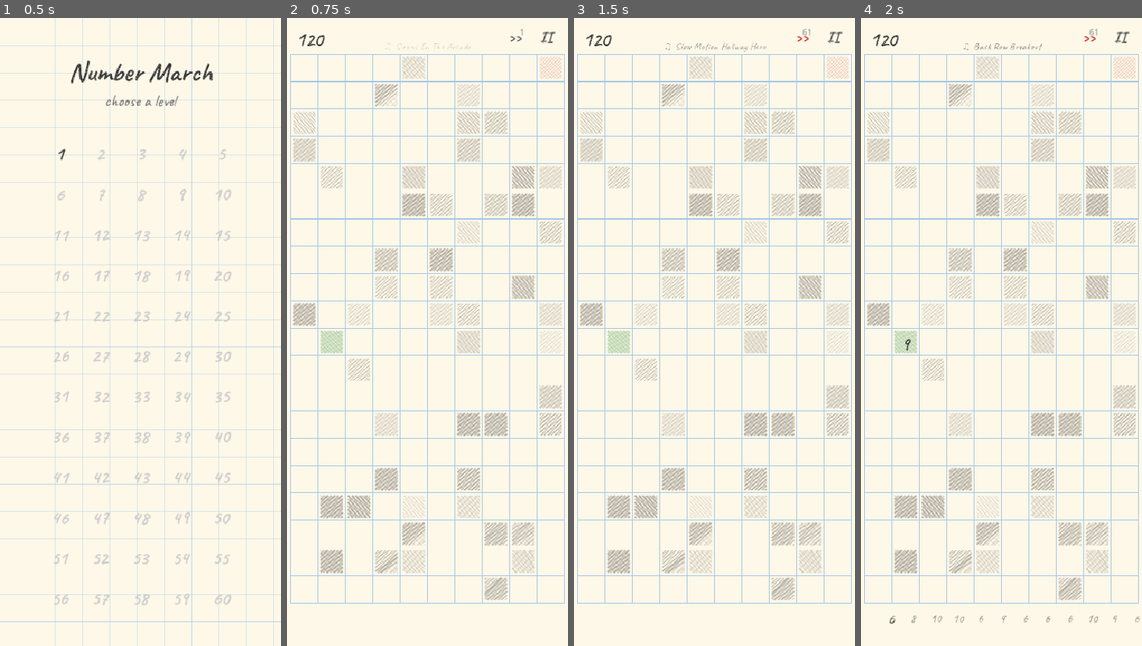
Above: before the commit, frames 1-4 (left to right).
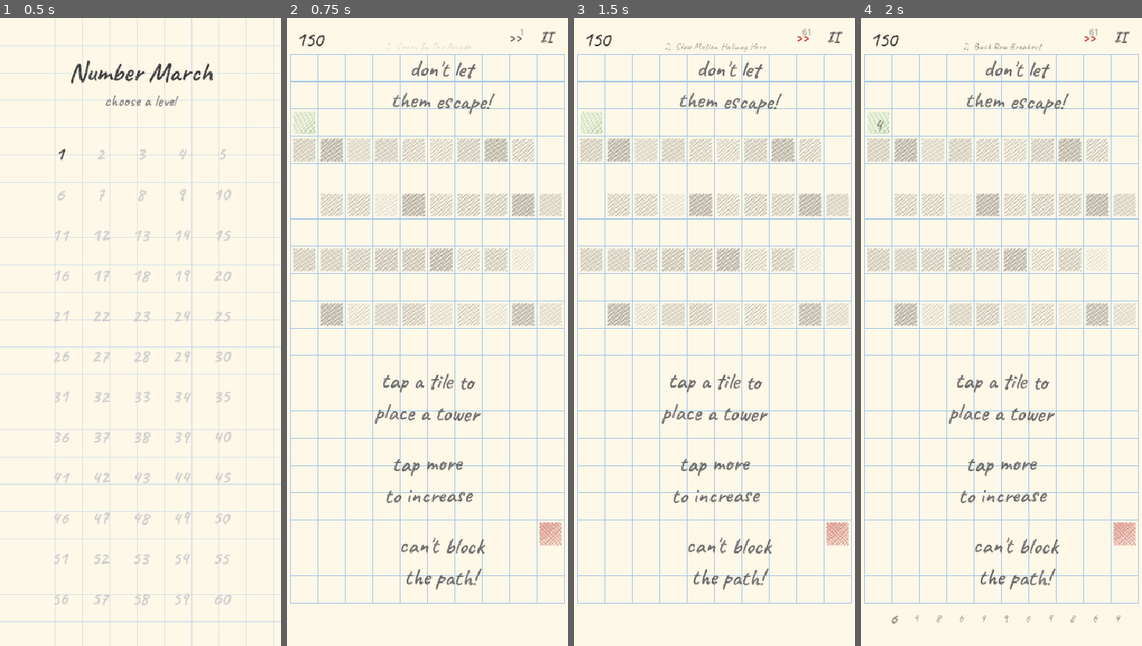
Above: after the commit, the same moments.

Repository: cagriaksay/number-march
Game: Godot game, scene res://scenes/main.tscn
Two runs of this game, one before a commit and one after it. Both use one fixed random seed, a clock stepped at 60 frames per second and the inputs below.
Inputs:
- Up to frame 1 (0.5 s): no input
- Up to frame 2 (0.75 s): click "1" at 0.5 s
- Up to frame 3 (1.5 s): click ">>" at 1.25 s
- Up to frame 4 (2 s): no input

Frame 1 is identical in both runs. In frame 2, 12% of the frame differs, in the area x 2-98%, y 2-93%; in frame 3, 12%; in frame 4, 13%, in the area x 2-100%, y 2-97%.

Commit message:
tutorial

Diff:
--- a/scripts/data/level_data.gd
+++ b/scripts/data/level_data.gd
@@ -19,3 +19,7 @@
 
 ## Tick speed in seconds (lower = faster)
 @export var tick_speed: float = 1.0
+
+## Tutorial hints: Array of { "text": String, "x": int, "y": int, "width": int }
+## Positioned in grid coords, rendered as hand-written notes on the board
+@export var tutorial_hints: Array = []
--- a/scripts/game_board.gd
+++ b/scripts/game_board.gd
@@ -41,6 +41,7 @@
 @onready var tower_container: Node2D = $TowerContainer
 @onready var number_container: Node2D = $NumberContainer
 @onready var effects_container: Node2D = $EffectsContainer
+var hint_container: Node2D  # for tutorial text
 
 # Preloads
 var number_scene: PackedScene = preload("res://scenes/entities/number_entity.tscn")
@@ -61,6 +62,11 @@
 
 func _ready() -> void:
 	caveat_font = load("res://assets/fonts/Caveat-Bold.ttf")
+	# Create hint container (between towers and numbers, so text is behind marching numbers)
+	hint_container = Node2D.new()
+	hint_container.name = "HintContainer"
+	add_child(hint_container)
+	move_child(hint_container, tower_container.get_index() + 1)
 	_compute_layout()
 
 func _compute_layout() -> void:
@@ -77,6 +83,7 @@
 	_init_grid()
 	_parse_layout(data.grid_layout)
 	_setup_astar()
+	_spawn_tutorial_hints(data.tutorial_hints)
 	queue_redraw()
 
 func _clear_board() -> void:
@@ -86,6 +93,9 @@
 		child.queue_free()
 	for child in effects_container.get_children():
 		child.queue_free()
+	if hint_container:
+		for child in hint_container.get_children():
+			child.queue_free()
 	towers.clear()
 	numbers.clear()
 	occupied_cells.clear()
@@ -119,6 +129,52 @@
 					end_cell = Vector2i(x, y)
 				_:
 					grid[x][y] = CellType.PATH
+
+# ─── Tutorial Hints ──────────────────────────────────────────────
+
+func _spawn_tutorial_hints(hints: Array) -> void:
+	if hints.is_empty():
+		return
+	var pencil_shader: Shader = load("res://assets/shaders/pencil.gdshader")
+	for hint in hints:
+		if not (hint is Dictionary):
+			continue
+		var text: String = hint.get("text", "")
+		var gx: int = hint.get("x", 0)
+		var gy: int = hint.get("y", 0)
+		var gw: int = hint.get("width", 4)
+		if text.is_empty():
+			continue
+
+		var label := Label.new()
+		label.text = text
+		label.horizontal_alignment = HORIZONTAL_ALIGNMENT_CENTER
+		label.vertical_alignment = VERTICAL_ALIGNMENT_CENTER
+
+		# Position in grid coordinates
+		var px: float = board_offset.x + gx * cell_size
+		var py: float = board_offset.y + gy * cell_size
+		label.position = Vector2(px, py)
+		var gh: int = hint.get("height", 2)
+		label.size = Vector2(gw * cell_size, gh * cell_size)
+
+		# Font: Caveat Bold, pencil shader
+		label.add_theme_font_override("font", caveat_font)
+		label.add_theme_font_size_override("font_size", 32)
+		label.add_theme_color_override("font_color", Color("#666666"))
+		label.add_theme_constant_override("outline_size", 1)
+		label.add_theme_color_override("font_outline_color", Color("#666666"))
+
+		# Pencil shader
+		var mat := ShaderMaterial.new()
+		mat.shader = pencil_shader
+		label.material = mat
+
+		# Slight random rotation for hand-written feel
+		label.pivot_offset = label.size / 2.0
+		label.rotation = randf_range(-0.03, 0.03)
+
+		hint_container.add_child(label)
 
 # ─── Pathfinding ─────────────────────────────────────────────────
 
--- a/scripts/main.gd
+++ b/scripts/main.gd
@@ -159,10 +159,19 @@
 
 func _on_retry() -> void:
 	Engine.time_scale = 1.0
-	if current_level_index >= 0:
-		_load_level(_create_level(current_level_index), current_level_index)
+	if hud._survived_last:
+		# "Next" button — advance to next level
+		var next_index: int = current_level_index + 1
+		if next_index >= TOTAL_LEVELS:
+			_on_show_level_select()
+			return
+		_load_level(_create_level(next_index), next_index)
 	else:
-		_load_level(_create_level(0), 0)
+		# "Retry" button — replay same level
+		if current_level_index >= 0:
+			_load_level(_create_level(current_level_index), current_level_index)
+		else:
+			_load_level(_create_level(0), 0)
 	audio_manager.play_gameplay_music()
 
 # ─── Level Select ────────────────────────────────────────────────
@@ -196,6 +205,12 @@
 const TOTAL_LEVELS: int = 60
 
 func _create_level(level_index: int) -> LevelData:
+	# Check for hand-designed levels first (tutorials)
+	var hand_designed := _get_hand_designed_level(level_index)
+	if hand_designed:
+		randomize()
+		return hand_designed
+
 	# Seed RNG for deterministic levels
 	seed(level_index * 73856093 + 19349663)
 
@@ -407,3 +422,57 @@
 				audio_manager.sfx_enabled = bool(s["sfx"])
 			if s.has("vibration"):
 				audio_manager.vibration_enabled = bool(s["vibration"])
+
+# ─── Hand-designed Levels (Tutorials) ─────────────────────────────
+
+func _get_hand_designed_level(level_index: int) -> LevelData:
+	match level_index:
+		0:
+			return _tutorial_level_1()
+		_:
+			return null
+
+func _tutorial_level_1() -> LevelData:
+	var data := LevelData.new()
+	data.level_name = "Tutorial"
+	data.starting_hp = 150
+	data.tick_speed = 2.0
+	data.ticks_between_spawns = 4
+
+	# Simple snake: 3 turns, clear corridors
+	# Numbers march right → down → left → down → right to exit
+	data.grid_layout = PackedStringArray([
+		"..........",  # y=0   (empty top)
+		"..........",  # y=1
+		"S.........",  # y=2   start top-left
+		"#########.",  # y=3   wall with gap at right
+		"..........",  # y=4   open corridor left
+		".#########",  # y=5   wall with gap at left
+		"..........",  # y=6   open corridor right
+		"#########.",  # y=7   wall with gap at right
+		"..........",  # y=8   open corridor left
+		".#########",  # y=9   wall with gap at left
+		"..........",  # y=10  open corridor right
+		"..........",  # y=11
+		"..........",  # y=12
+		"..........",  # y=13
+		"..........",  # y=14
+		"..........",  # y=15
+		"..........",  # y=16
+		".........E",  # y=17  exit bottom-right
+		"..........",  # y=18
+		"..........",  # y=19
+	])
+
+	# Easy numbers: small, all divisible by 2 or 3
+	data.number_sequence = [4, 6, 4, 8, 6, 4, 9, 6, 4, 8, 6, 4]
+
+	# Tutorial hints scribbled on the board
+	data.tutorial_hints = [
+		{"text": "tap a tile to\nplace a tower", "x": 1, "y": 11, "width": 8, "height": 3},
+		{"text": "tap more\nto increase", "x": 1, "y": 14, "width": 8, "height": 3},
+		{"text": "can't block\nthe path!", "x": 2, "y": 17, "width": 7, "height": 3},
+		{"text": "don't let\nthem escape!", "x": 2, "y": 0, "width": 7, "height": 2},
+	]
+
+	return data
--- a/scripts/ui/hud.gd
+++ b/scripts/ui/hud.gd
@@ -12,7 +12,7 @@
 var caveat_bold: Font
 var pencil_material: ShaderMaterial
 
-const DEBUG_FPS: bool = true
+var DEBUG_FPS: bool = OS.is_debug_build()
 
 @onready var health_label: Label = $HealthLabel
 var fps_label: Label
@@ -561,10 +561,13 @@
 		lbl.add_theme_color_override("font_color", Color("#555555"))
 		lbl.add_theme_color_override("font_outline_color", Color("#555555"))
 
+var _survived_last: bool = false
+
 func show_game_over(stars: int, survived: bool) -> void:
 	game_over_panel.visible = true
 	pause_button.visible = false
 	ff_button.visible = false
+	_survived_last = survived
 	if survived:
 		game_over_label.text = "Level Complete!"
 		var star_text: String = ""
@@ -574,10 +577,11 @@
 			else:
 				star_text += "☆ "
 		stars_label.text = star_text
+		retry_button.text = "Next"
 	else:
 		game_over_label.text = "Game Over"
 		stars_label.text = ""
-	retry_button.text = "Retry"
+		retry_button.text = "Retry"
 
 func hide_game_over() -> void:
 	game_over_panel.visible = false
